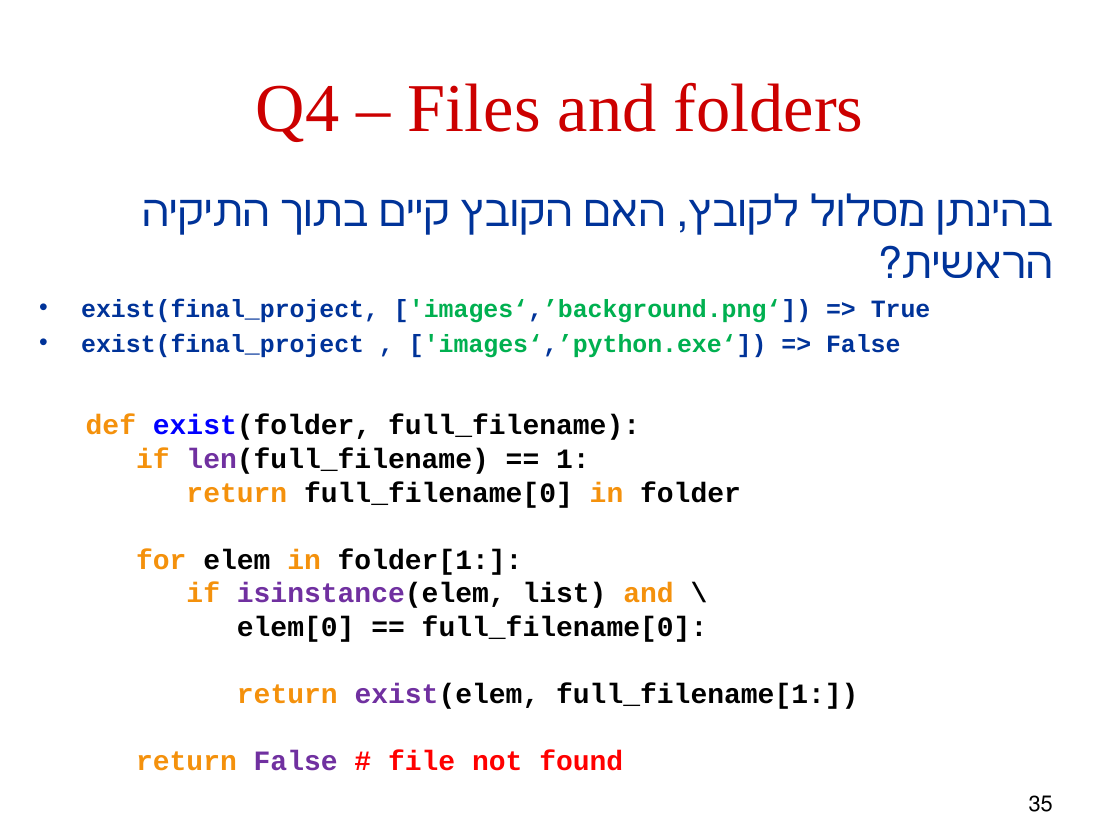
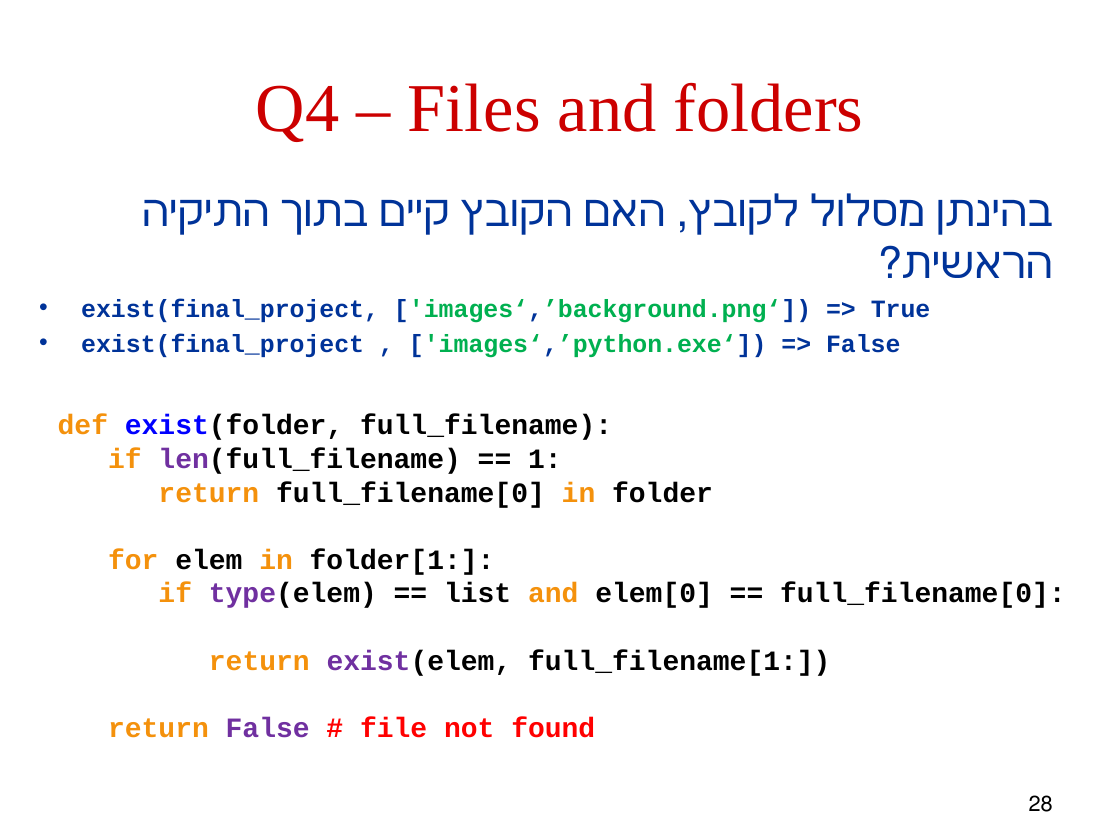
Before and after one commit to robintux/gip, a slide deck: slide 28 of Sessions/5/gip5.pptx (slide 35 before the commit). Drawn at 1120x840 pixels with LibreOffice and Linux fonts; fonts in the diff are those of the drawing. Boxes give left, top, right and bottom in pixels: in the first picture for what was removed or moved away, otherwise in the second. Text is boxed around its words. In the diff, an @@ line names an element or a change of style, - is before the commit and + after.

```diff
--- a/Sessions/5/gip5.pptx
+++ b/Sessions/5/gip5.pptx
@@ text "def exist(folder, full_filename):": place and size @@
-text "def exist(folder, full_filename):" at (86, 415, 858, 771)
+text "def exist(folder, full_filename):" at (58, 415, 1066, 738)
@@ text at (158, 583, 1066, 608): text changed @@
-if isinstance(elem, list) and \
-elem[0] == full_filename[0]:
+if type(elem) == list and elem[0] == full_filename[0]:
@@ page number at (1029, 795, 1053, 812): text changed @@
-35
+28
```
Also in this commit, not shown: 14 other slides changed, 1 slide added.
